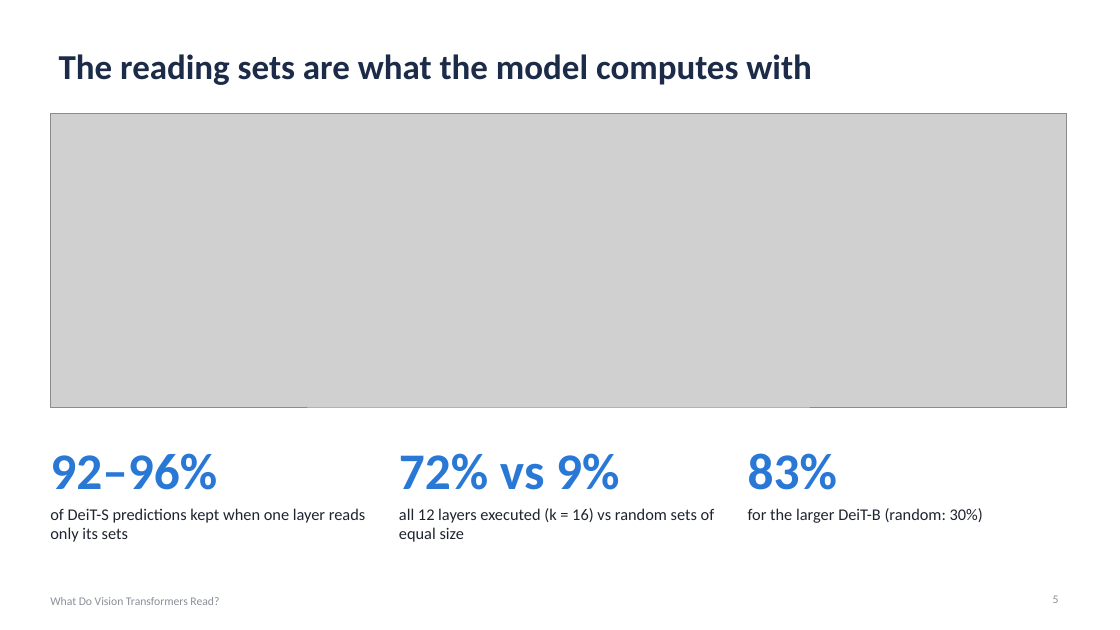
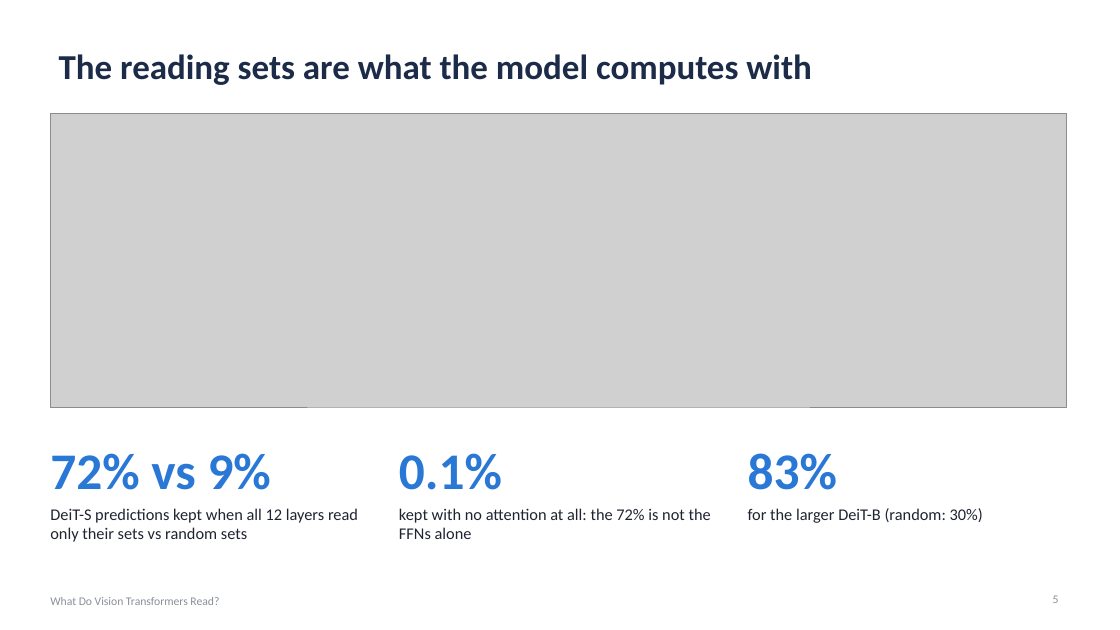
Before and after one commit to hhuang999/MITA-VIT, a slide deck: slide 5 of slides/mita_probe_talk.pptx. Drawn at 1120x630 pixels with LibreOffice and Linux fonts; fonts in the diff are those of the drawing; grey boxes stand for pictures. Boxes give left, top, right and bottom in pixels: in the first picture for what was removed or moved away, otherwise in the second. Text is boxed around its words. In the diff, an @@ line names an element or a change of style, - is before the commit and + after.

```diff
--- a/slides/mita_probe_talk.pptx
+++ b/slides/mita_probe_talk.pptx
@@ text at [50,453,271,490]: text changed @@
-92–96%
+72% vs 9%
@@ text at [399,453,502,490]: text changed @@
-72% vs 9%
+0.1%
@@ text at [50,508,358,542]: text changed @@
-of DeiT-S predictions kept when one layer reads only its sets
+DeiT-S predictions kept when all 12 layers read only their sets vs random sets
@@ text at [399,508,711,539]: text changed @@
-all 12 layers executed (k = 16) vs random sets of equal size
+kept with no attention at all: the 72% is not the FFNs alone
```
Also in this commit, not shown: 25 other files.
